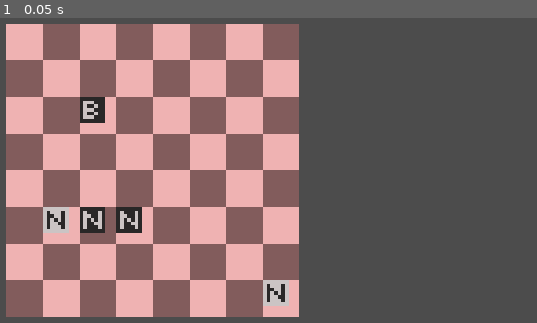
Above: before the commit, frame 1.
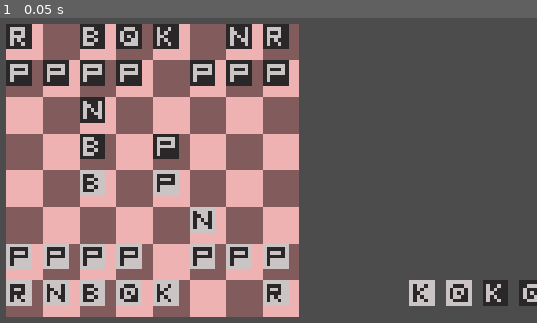
Above: after the commit, the same moment.

Repository: BumboBlast/godot-chess-engine
Game: Godot game, scene res://REALchess.tscn
Same seed, same stepped clock (60 frames per second), same inputs: the game is played once before the commit and once after it. The project has no main scene, so this scene is started directly.
Inputs:
- Up to frame 1 (0.05 s): no input

The runs differ from the first frame. In frame 1, 15% of the frame differs, in the area x 1-100%, y 1-95%.

Commit message:
fen loader() Wipe board()

Diff:
--- a/Board.gd
+++ b/Board.gd
@@ -87,15 +87,15 @@
 # origin + coordinate_offset
 func calculate_square_coords(rankFile):
 	# char -> int 'A' is 0. '1' is 0
-	var rank = ord(rankFile[0]) - 65
-	var file = ord(rankFile[1]) - 49
+	var file = ord(rankFile[0]) - 65
+	var rank = 7 - (ord(rankFile[1]) - 49)
 
 	var rankHeight = spriteRect.size[0] / 8
 	var fileLength = spriteRect.size[0] / 8
 
 	# looks like A1 is top left
-	var squareXPos = spriteRect.position[0] + (fileLength * rank)
-	var squareYPos = spriteRect.position[1] + (rankHeight * file)
+	var squareXPos = spriteRect.position[0] + (fileLength * file)
+	var squareYPos = spriteRect.position[1] + (rankHeight * rank)
 	var squareWidth = fileLength
 	var squareHeight = rankHeight
 
@@ -105,6 +105,9 @@
 
 
 
+# make sure all the nodes are named uniquely
+# if knight3 exists, will instance knight4
+# this is probably prone to bugs but it works atm
 func increment_name(pieceName: String):
 	var increment = 1
 
@@ -118,6 +121,7 @@
 
 
 
+# instantiate piece object, store into container
 func instance_piece(name: String, parity: String):
 	var newPiece = NEWPIECE.instance()
 	newPiece.set_name(increment_name(name))
@@ -169,11 +173,45 @@
 
 
 
-
+# adds pieces to the board based on FEN string
 func loadFen(fen: String):
+	"""
+	Giocco Piano Opening
+	r1bqk1nr/pppp1ppp/2n5/2b1p3/2B1P3/5N2/PPPP1PPP/RNBQK2R w KQkq - 0 1
+	"""
+
 	wipeBoard()
-	pass
-
+
+	var rank = 1
+	var file = 8
+
+	for ch in fen:
+
+		var space = String(char(rank + 64)) + String(char(file + 48))
+
+		# if character is a letter
+		if (ch == 'p'): add_piece("Pawn", "Dark", space)
+		if (ch == 'P'): add_piece("Pawn", "Light", space)
+		if (ch == 'n'): add_piece("Knight", "Dark", space)
+		if (ch == 'N'): add_piece("Knight", "Light", space)
+		if (ch == 'b'): add_piece("Bishop", "Dark", space)
+		if (ch == 'B'): add_piece("Bishop", "Light", space)
+		if (ch == 'r'): add_piece("Rook", "Dark", space)
+		if (ch == 'R'): add_piece("Rook", "Light", space)
+		if (ch == 'k'): add_piece("King", "Dark", space)
+		if (ch == 'K'): add_piece("King", "Light", space)
+		if (ch == 'q'): add_piece("Queen", "Dark", space)
+		if (ch == 'Q'): add_piece("Queen", "Light", space)
+
+		if (ch.is_valid_integer()):
+			rank = rank + int(ch)
+			continue
+
+		# increment file
+		if (ch == '/'):
+			file = file - 1
+			rank = 0
+		rank = rank + 1
 
 
 
@@ -184,11 +222,4 @@
 	set_board_size(0.80)
 	set_board_position(0.10, 0.10)
 
-
-
-
-	add_piece("Bishop", "Dark", "C3")
-	add_piece("Knight", "Light", "H8")
-	add_piece("Knight", "Dark", "D6")
-	add_piece("Knight", "Dark", "C6")
-	add_piece("Knight", "Light", "B6")
+	loadFen("r1bqk1nr/pppp1ppp/2n5/2b1p3/2B1P3/5N2/PPPP1PPP/RNBQK2R w KQkq - 0 1")
